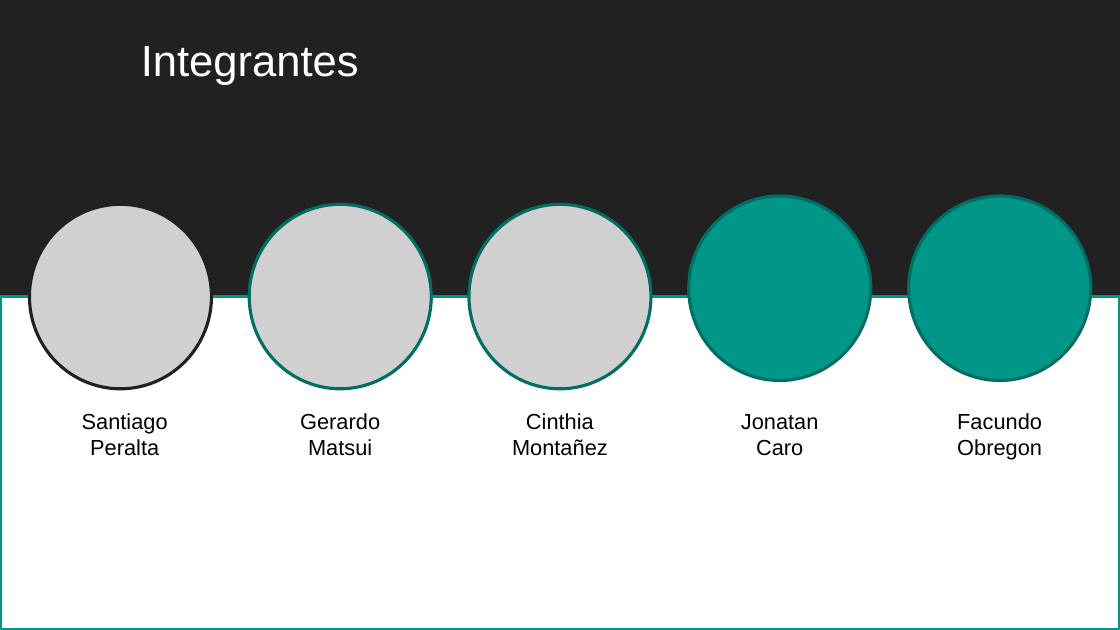
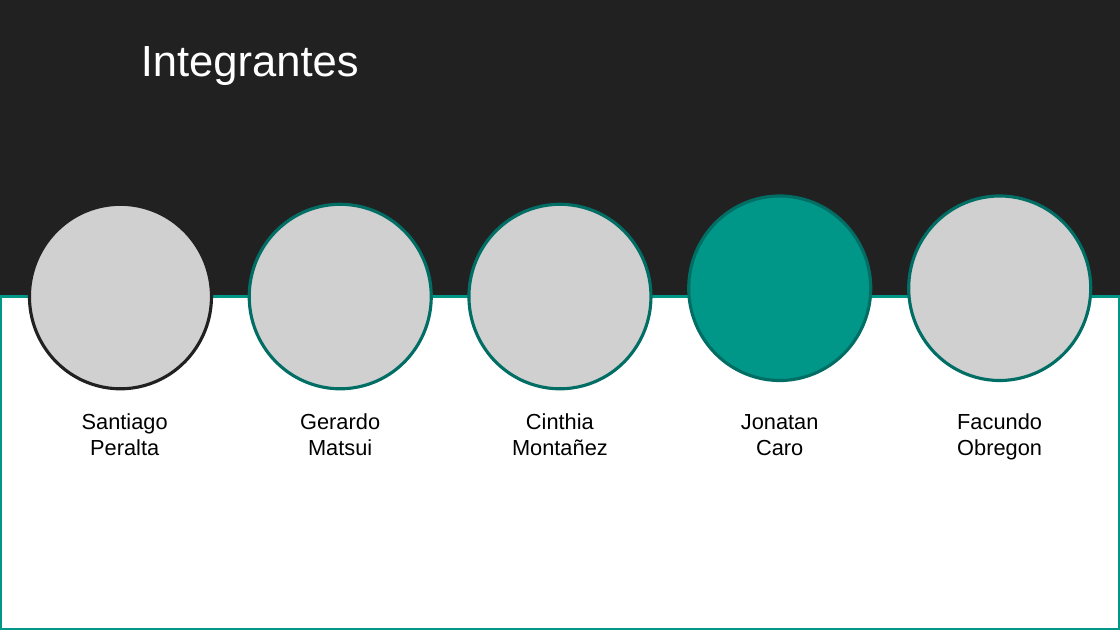
Before and after one commit to safabox/SAFE, a slide deck: slide 2 of trunk/docs/Entregables/Presentacion Final/SAFE presentacion final.pptx. Drawn at 1120x630 pixels with LibreOffice and Linux fonts; fonts in the diff are those of the drawing; grey boxes stand for pictures; background and template pictures are left out. Boxes give left, top, right and bottom in pixels: in the first picture for what was removed or moved away, otherwise in the second. Text is boxed around its words. In the diff, an @@ line names an element or a change of style, - is before the commit and + after.

Commit message:
agregado de foto

```diff
--- a/trunk/docs/Entregables/Presentacion Final/SAFE presentacion final.pptx
+++ b/trunk/docs/Entregables/Presentacion Final/SAFE presentacion final.pptx
@@ ellipse removed at [908, 196, 1090, 381] @@
@@ picture added at [908, 196, 1090, 381] @@
```
